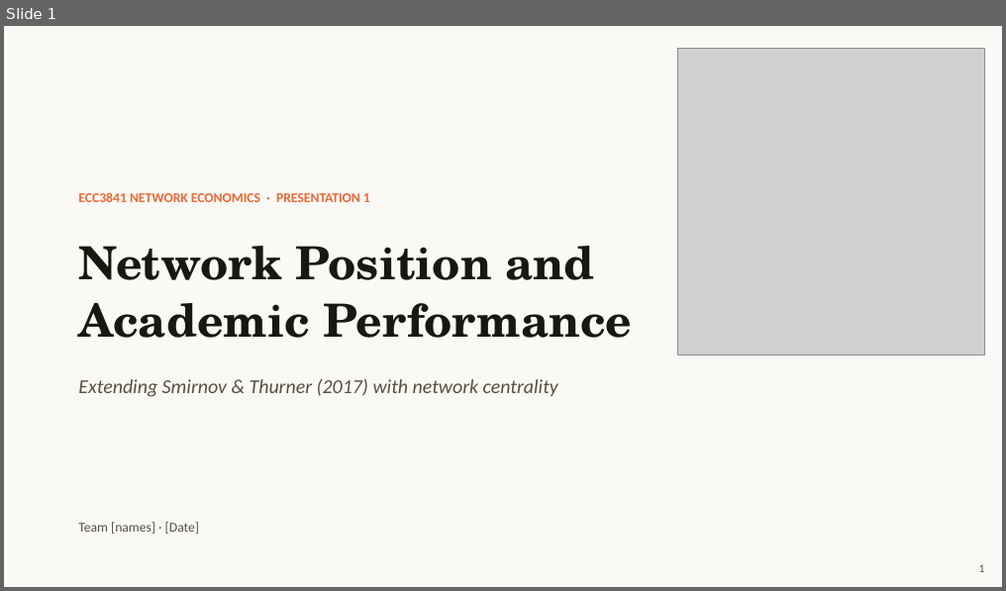
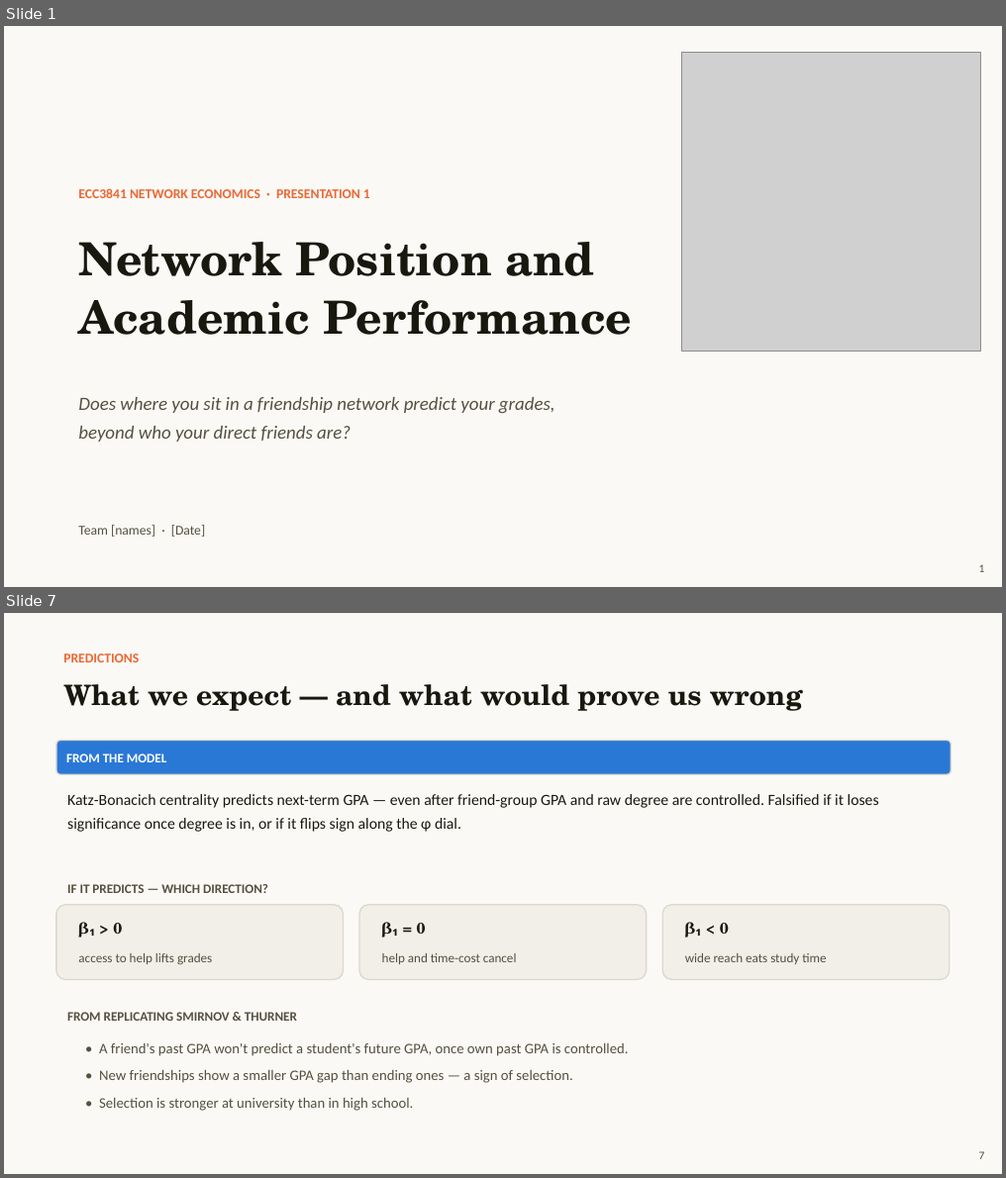
Before and after one commit to TingyingHuang/ECC3841-network-position-and-academic-performance, a slide deck: slides/Presentation1.pptx. Shown one above the other, each under a label of ours: slide 1 before the commit, slides 1 and 7 after it; the slides between them are not shown. The pictures are 1006x591 and 1006x1178 pixels, drawn with LibreOffice and Linux fonts; fonts in the diff are those of the drawing; grey boxes stand for pictures. Boxes give left, top, right and bottom in pixels: in the first picture for what was removed or moved away, otherwise in the second. Text is boxed around its words. In the diff, an @@ line names an element or a change of style, - is before the commit and + after.

```diff
--- a/slides/Presentation1.pptx
+++ b/slides/Presentation1.pptx
@@ slide 7 added at [4, 613, 1002, 1174], background #FFFFFF @@
@@ rectangle added at [4, 613, 1002, 1174], fill #FAF9F6 @@
@@ text added at [63, 654, 139, 663], 13 pt, text #EB6834, bold @@
+PREDICTIONS
@@ text added at [63, 684, 803, 711], 27 pt, text #19180F, bold @@
+What we expect — and what would prove us wrong
@@ rounded rectangle added at [56, 741, 951, 774], fill #2A78D6, outline #DDD8CD 1.25 pt, 12.5 pt, text #FFFFFF, bold @@
+FROM THE MODEL
@@ text added at [67, 794, 879, 832], 15 pt, text #19180F @@
+Katz-Bonacich centrality predicts next-term GPA — even after friend-group GPA and raw degree are controlled. Falsified if it loses significance once degree is in, or if it flips sign along the φ dial.
@@ rounded rectangle added at [56, 905, 344, 980], fill #F1EFE8, outline #DDD8CD 1.25 pt @@
@@ text added at [67, 884, 268, 893], 12.5 pt, text #55503F, bold @@
+IF IT PREDICTS — WHICH DIRECTION?
@@ rounded rectangle added at [359, 905, 647, 980], fill #F1EFE8, outline #DDD8CD 1.25 pt @@
@@ rounded rectangle added at [662, 905, 949, 980], fill #F1EFE8, outline #DDD8CD 1.25 pt @@
@@ text added at [113, 923, 122, 934], 15 pt, text #19180F, bold @@
+β₁ > 0
@@ text added at [417, 923, 426, 934], 15 pt, text #19180F, bold @@
+β₁ = 0
@@ text added at [720, 923, 729, 934], 15 pt, text #19180F, bold @@
+β₁ < 0
@@ text added at [78, 954, 212, 964], 12.5 pt, text #55503F @@
+access to help lifts grades
@@ text added at [382, 954, 517, 964], 12.5 pt, text #55503F @@
+help and time-cost cancel
@@ text added at [685, 954, 826, 964], 12.5 pt, text #55503F @@
+wide reach eats study time
@@ text added at [67, 1012, 297, 1021], 12.5 pt, text #55503F, bold @@
+FROM REPLICATING SMIRNOV & THURNER
@@ text added at [99, 1043, 629, 1111], 14 pt, text #55503F @@
+• A friend's past GPA won't predict a student's future GPA, once own past GPA is controlled.
+• New friendships show a smaller GPA gap than ending ones — a sign of selection.
+• Selection is stronger at university than in high school.
@@ text added at [979, 1152, 985, 1159], 11 pt, text #55503F @@
+7
@@ slide 1 changed as well @@
@@ picture: place and size @@
-picture at [678, 49, 985, 356]
+picture at [681, 52, 981, 352]
@@ text "ECC3841 NETWORK ECONOMICS · PRESENTATION ...": place and size @@
-text "ECC3841 NETWORK ECONOMICS · PRESENTATION ..." at [78, 192, 370, 202]
+text "ECC3841 NETWORK ECONOMICS · PRESENTATION ..." at [78, 188, 370, 198]
@@ text "Network Position and": place and size @@
-text "Network Position and" at [78, 246, 632, 338]
+text "Network Position and" at [78, 242, 632, 335]
@@ text at [78, 397, 555, 442]: text changed; size 19 to 18 pt @@
-Extending Smirnov & Thurner (2017) with network centrality
+Does where you sit in a friendship network predict your grades,
+beyond who your direct friends are?
@@ text "Team [names] · [Date]" rewrapped from [78, 522, 199, 534] to [78, 525, 205, 537] @@
```
Also in this commit, not shown: 3 other slides changed, 7 other slides added, 5 slides removed, 9 other files.
